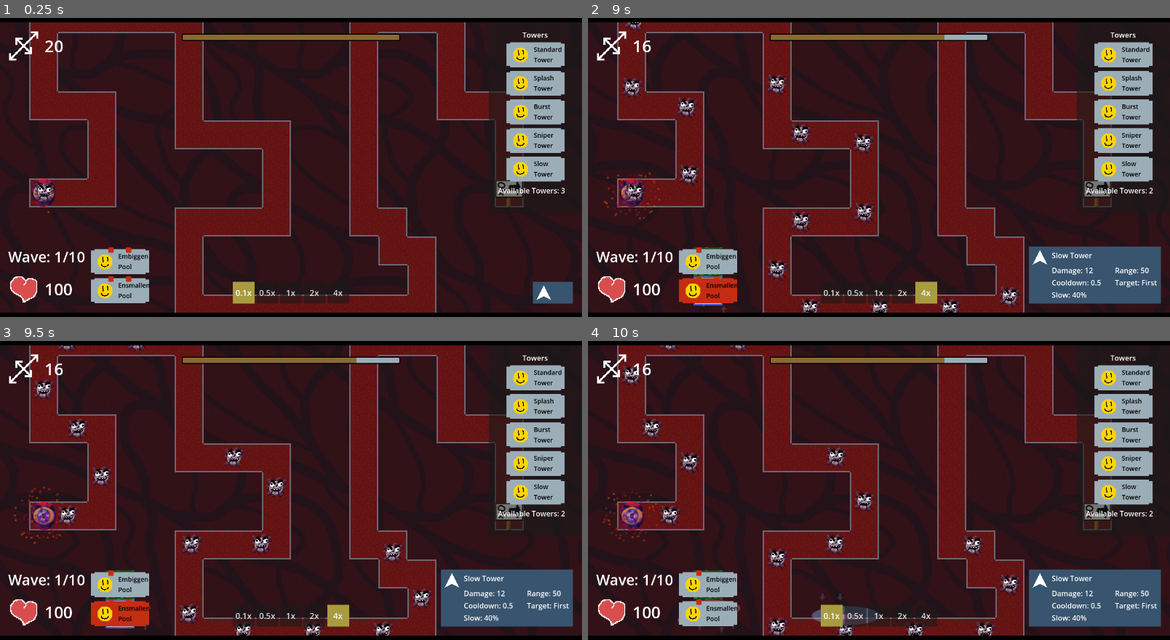
Above: before the commit, frames 1-4 (two rows, left to right).
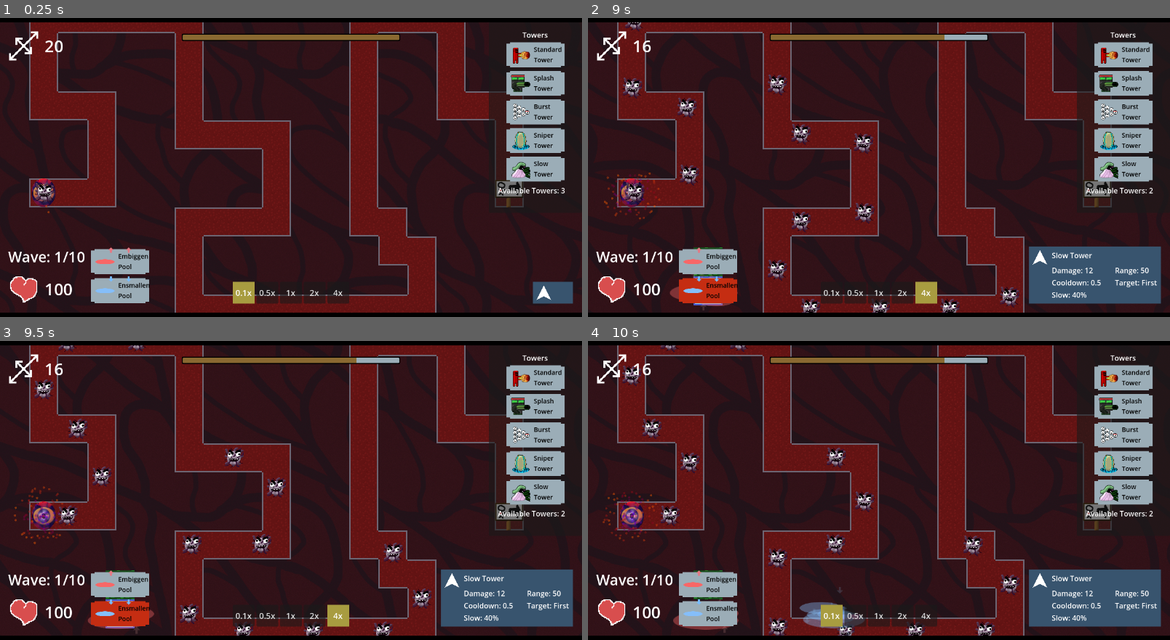
Above: after the commit, the same moments.

Repository: ladybunne/gmtk-game-jam-2024
Game: Godot game, scene res://MainScene.tscn
Two runs of this game, one before a commit and one after it. Both use one fixed random seed, a clock stepped at 60 frames per second and the inputs below.
Inputs:
- Up to frame 1 (0.25 s): no input
- Up to frame 2 (9 s): click "0.5x" at 0.5 s; click "0.1x" at 1.25 s; click "1x" at 2 s; click "2x" at 2.75 s; click "4x" at 3.5 s; click "Standard Tower" at 4.25 s; click "Splash Tower" at 5 s; click "Burst Tower" at 5.75 s; click "Sniper Tower" at 6.5 s; click "Slow Tower" at 7.25 s; click "Embiggen Pool" at 8 s; click "Ensmallen Pool" at 8.75 s
- Up to frame 3 (9.5 s): no input
- Up to frame 4 (10 s): click "0.1x" at 9.5 s

The runs differ from the first frame. In frame 1, 1.0% of the frame differs, in the area x 16-92%, y 9-94%; in frame 2, 1.1%; in frame 3, 1.0%; in frame 4, 1.6%, in the area x 14-92%, y 9-99%.

Commit message:
Button images and fixed Standard sound

Diff:
--- a/Assets/Particles/BigParticles.tscn
+++ b/Assets/Particles/BigParticles.tscn
@@ -11,6 +11,7 @@
 
 [node name="CPUParticles2D" type="CPUParticles2D" parent="."]
 lifetime = 3.0
+preprocess = 4.0
 texture = ExtResource("1_ya7oi")
 emission_shape = 1
 emission_sphere_radius = 32.0
@@ -21,6 +22,7 @@
 color = Color(1, 1, 1, 0.392157)
 
 [node name="CPUParticles2D2" type="CPUParticles2D" parent="."]
+preprocess = 4.0
 texture = ExtResource("2_u8vj2")
 emission_shape = 1
 emission_sphere_radius = 64.0
--- a/Assets/Particles/SmolParticles.tscn
+++ b/Assets/Particles/SmolParticles.tscn
@@ -11,6 +11,7 @@
 
 [node name="CPUParticles2D" type="CPUParticles2D" parent="."]
 lifetime = 3.0
+preprocess = 4.0
 texture = ExtResource("1_pvl2m")
 emission_shape = 1
 emission_sphere_radius = 32.0
@@ -21,6 +22,7 @@
 color = Color(1, 1, 1, 0.392157)
 
 [node name="CPUParticles2D2" type="CPUParticles2D" parent="."]
+preprocess = 4.0
 texture = ExtResource("2_e6hc4")
 emission_shape = 1
 emission_sphere_radius = 64.0
--- a/GameManager.gd
+++ b/GameManager.gd
@@ -130,6 +130,10 @@
 			if placingPool:
 				var p = bigPool.instantiate()
 				p.grow = poolIsBig
+				if poolIsBig:
+					AudioManager.play_sfx("mwap")
+				else:
+					AudioManager.play_sfx("awmp")
 				get_tree().get_first_node_in_group("Level").add_child(p)
 				p.position = p.get_global_mouse_position()
 				get_tree().get_first_node_in_group("bigButton" if poolIsBig else "smallButton").ConsumeCharge()
--- a/GameThings/TowerResources/StandardTower.tres
+++ b/GameThings/TowerResources/StandardTower.tres
@@ -11,4 +11,4 @@
 ammo_capacity = 10.0
 rate_of_fire = 0.1
 type = 0
-shot_sfx_string = "bang"
+shot_sfx_string = "puh"
--- a/Scenes/AudioCrimes.gd
+++ b/Scenes/AudioCrimes.gd
@@ -1,6 +1,6 @@
 class_name AudioCrimes extends Node
 
-@export var normal_volume: int = -8 :
+@export var normal_volume: int = -80 :
 	set(p_normal_volume):
 		normal_volume = p_normal_volume
 		if is_node_ready():
--- a/Scenes/UI/UI.tscn
+++ b/Scenes/UI/UI.tscn
@@ -6,20 +6,29 @@
 [ext_resource type="Texture2D" uid="uid://b87ge5byu3q03" path="res://Assets/Sprites/barProgress2.png" id="4_2nsox"]
 [ext_resource type="Script" path="res://Scenes/UI/ResourceBar.gd" id="4_4iij1"]
 [ext_resource type="PackedScene" uid="uid://bne2y7benlta3" path="res://Scenes/UI/SpeedControlUI.tscn" id="6_4y3xo"]
-[ext_resource type="PackedScene" uid="uid://datu6fcwhci0d" path="res://Scenes/UI/BigcraftUI.tscn" id="7_cqopu"]
+[ext_resource type="PackedScene" path="res://Scenes/UI/BigcraftUI.tscn" id="7_cqopu"]
 [ext_resource type="PackedScene" uid="uid://bqe0ghafx8o7c" path="res://Scenes/UI/TowerInfoUI.tscn" id="8_j376u"]
 [ext_resource type="PackedScene" uid="uid://dw0t4n08wc5g5" path="res://GameThings/TowerButton.tscn" id="9_0k1bh"]
 [ext_resource type="PackedScene" path="res://Scenes/UI/BaseHealthUI.tscn" id="9_8ccqo"]
 [ext_resource type="Script" path="res://GameThings/TowerResources/TowerData.gd" id="11_2auba"]
+[ext_resource type="Texture2D" uid="uid://cch01smarx0me" path="res://Assets/Sprites/Towers/standardTower.png" id="11_a81nn"]
 [ext_resource type="Resource" uid="uid://bwmbm3j4cnijd" path="res://GameThings/TowerResources/SplashTower.tres" id="11_dfxxo"]
 [ext_resource type="Resource" uid="uid://b3w47aflwvwyn" path="res://GameThings/TowerResources/CapacityTower.tres" id="12_36bk1"]
 [ext_resource type="Texture2D" uid="uid://bbq5xgac2stx0" path="res://Assets/Sprites/blueSquare.png" id="12_epqg0"]
 [ext_resource type="Texture2D" uid="uid://c7wsooxicpfxa" path="res://Assets/Sprites/handle2.png" id="12_wid68"]
 [ext_resource type="Resource" uid="uid://cxyb6r4du4xxy" path="res://GameThings/TowerResources/SniperTower.tres" id="13_2o1py"]
+[ext_resource type="Texture2D" uid="uid://dqa47wp47q4vo" path="res://Assets/Sprites/Towers/Splash.png" id="13_qwwmo"]
 [ext_resource type="Resource" uid="uid://d28j28j2kco5y" path="res://GameThings/TowerResources/DebuffTower.tres" id="14_mmnkw"]
+[ext_resource type="Texture2D" uid="uid://chtvpo7nbkhv8" path="res://Assets/Sprites/Towers/BurstTower.png" id="15_x6lxy"]
 [ext_resource type="PackedScene" uid="uid://cpu00utrln8y5" path="res://Scenes/UI/EndScreenUI.tscn" id="17_icfck"]
-
-[sub_resource type="Resource" id="Resource_04qim"]
+[ext_resource type="Texture2D" uid="uid://daxy3d36j48id" path="res://Assets/Sprites/Towers/SniperTowerStatic.png" id="17_ifkk1"]
+[ext_resource type="Texture2D" uid="uid://by652r3hsd57b" path="res://Assets/Sprites/Towers/SlowTower.png" id="19_r6lm2"]
+[ext_resource type="Texture2D" uid="uid://lr4ey7y021s6" path="res://Assets/Particles/bigpool.png" id="22_48dlk"]
+[ext_resource type="Texture2D" uid="uid://dhmdwkoxawxry" path="res://Assets/Particles/ArrowUp.png" id="23_nj3tm"]
+[ext_resource type="Texture2D" uid="uid://dvunoxdnbtmmh" path="res://Assets/Particles/smolpool.png" id="24_5gaqn"]
+[ext_resource type="Texture2D" uid="uid://kl0d6c5412nd" path="res://Assets/Particles/DownArrow.png" id="25_vvee0"]
+
+[sub_resource type="Resource" id="Resource_hydax"]
 resource_local_to_scene = true
 script = ExtResource("11_2auba")
 damage = 5.0
@@ -179,9 +188,15 @@
 [node name="Button" parent="TowerCreateUI/Panel/Container" instance=ExtResource("9_0k1bh")]
 layout_mode = 2
 
+[node name="Texture" parent="TowerCreateUI/Panel/Container/Button" index="0"]
+texture = ExtResource("11_a81nn")
+
 [node name="Button2" parent="TowerCreateUI/Panel/Container" instance=ExtResource("9_0k1bh")]
 layout_mode = 2
 data = ExtResource("11_dfxxo")
+
+[node name="Texture" parent="TowerCreateUI/Panel/Container/Button2" index="0"]
+texture = ExtResource("13_qwwmo")
 
 [node name="Label" parent="TowerCreateUI/Panel/Container/Button2" index="1"]
 text = "Splash Tower"
@@ -190,6 +205,9 @@
 layout_mode = 2
 data = ExtResource("12_36bk1")
 
+[node name="Texture" parent="TowerCreateUI/Panel/Container/Button3" index="0"]
+texture = ExtResource("15_x6lxy")
+
 [node name="Label" parent="TowerCreateUI/Panel/Container/Button3" index="1"]
 text = "Burst Tower"
 
@@ -197,6 +215,9 @@
 layout_mode = 2
 data = ExtResource("13_2o1py")
 
+[node name="Texture" parent="TowerCreateUI/Panel/Container/Button6" index="0"]
+texture = ExtResource("17_ifkk1")
+
 [node name="Label" parent="TowerCreateUI/Panel/Container/Button6" index="1"]
 text = "Sniper Tower"
 
@@ -204,13 +225,16 @@
 layout_mode = 2
 data = ExtResource("14_mmnkw")
 
+[node name="Texture" parent="TowerCreateUI/Panel/Container/Button7" index="0"]
+texture = ExtResource("19_r6lm2")
+
 [node name="Label" parent="TowerCreateUI/Panel/Container/Button7" index="1"]
 text = "Slow Tower"
 
 [node name="Sell Tower" parent="TowerCreateUI/Panel/Container" instance=ExtResource("9_0k1bh")]
 visible = false
 layout_mode = 2
-data = SubResource("Resource_04qim")
+data = SubResource("Resource_hydax")
 sell = true
 
 [node name="Texture" parent="TowerCreateUI/Panel/Container/Sell Tower" index="0"]
@@ -240,29 +264,36 @@
 offset_top = -100.0
 offset_right = 308.0
 offset_bottom = -45.0
-data = SubResource("Resource_oud1r")
+data = SubResource("Resource_4orqs")
 pool = true
 poolIsBig = true
 
+[node name="Texture" parent="TowerCreateUI/Control/Button4" index="0"]
+texture = ExtResource("22_48dlk")
+expand_mode = 2
+stretch_mode = 5
+
 [node name="Label" parent="TowerCreateUI/Control/Button4" index="1"]
 text = "Embiggen Pool"
 
 [node name="Dot1" type="TextureRect" parent="TowerCreateUI/Control/Button4"]
+modulate = Color(0.901961, 0.470588, 0.513726, 1)
 layout_mode = 0
 offset_left = 37.5
 offset_top = -4.0
 offset_right = 49.5
 offset_bottom = 8.0
-texture = ExtResource("4_2nsox")
+texture = ExtResource("23_nj3tm")
 expand_mode = 1
 
 [node name="Dot2" type="TextureRect" parent="TowerCreateUI/Control/Button4"]
+modulate = Color(0.901961, 0.470588, 0.513726, 1)
 layout_mode = 0
 offset_left = 76.5
 offset_top = -4.0
 offset_right = 88.5
 offset_bottom = 8.0
-texture = ExtResource("4_2nsox")
+texture = ExtResource("23_nj3tm")
 expand_mode = 1
 
 [node name="Button5" parent="TowerCreateUI/Control" groups=["smallButton"] instance=ExtResource("9_0k1bh")]
@@ -272,28 +303,35 @@
 offset_top = -36.0
 offset_right = 308.0
 offset_bottom = 19.0
-data = SubResource("Resource_rqyo2")
+data = SubResource("Resource_ufb8q")
 pool = true
+
+[node name="Texture" parent="TowerCreateUI/Control/Button5" index="0"]
+texture = ExtResource("24_5gaqn")
+expand_mode = 2
+stretch_mode = 5
 
 [node name="Label" parent="TowerCreateUI/Control/Button5" index="1"]
 text = "Ensmallen Pool"
 
 [node name="Dot1" type="TextureRect" parent="TowerCreateUI/Control/Button5"]
+modulate = Color(0.470588, 0.741176, 1, 1)
 layout_mode = 0
 offset_left = 37.5
 offset_top = -4.0
 offset_right = 49.5
 offset_bottom = 8.0
-texture = ExtResource("4_2nsox")
+texture = ExtResource("25_vvee0")
 expand_mode = 1
 
 [node name="Dot2" type="TextureRect" parent="TowerCreateUI/Control/Button5"]
+modulate = Color(0.470588, 0.741176, 1, 1)
 layout_mode = 0
 offset_left = 76.5
 offset_top = -4.0
 offset_right = 88.5
 offset_bottom = 8.0
-texture = ExtResource("4_2nsox")
+texture = ExtResource("25_vvee0")
 expand_mode = 1
 
 [node name="Cursor" type="Sprite2D" parent="." groups=["Cursor"]]
@@ -318,6 +356,7 @@
 [node name="EndScreenUI" parent="." instance=ExtResource("17_icfck")]
 visible = false
 
+[editable path="TowerCreateUI/Panel/Container/Button"]
 [editable path="TowerCreateUI/Panel/Container/Button2"]
 [editable path="TowerCreateUI/Panel/Container/Button3"]
 [editable path="TowerCreateUI/Panel/Container/Button6"]
Not shown: 1 places in Scenes/TestLevel.tscn that only renumber resources
Not shown: 3 places in Scenes/UI/UI.tscn that only renumber resources
